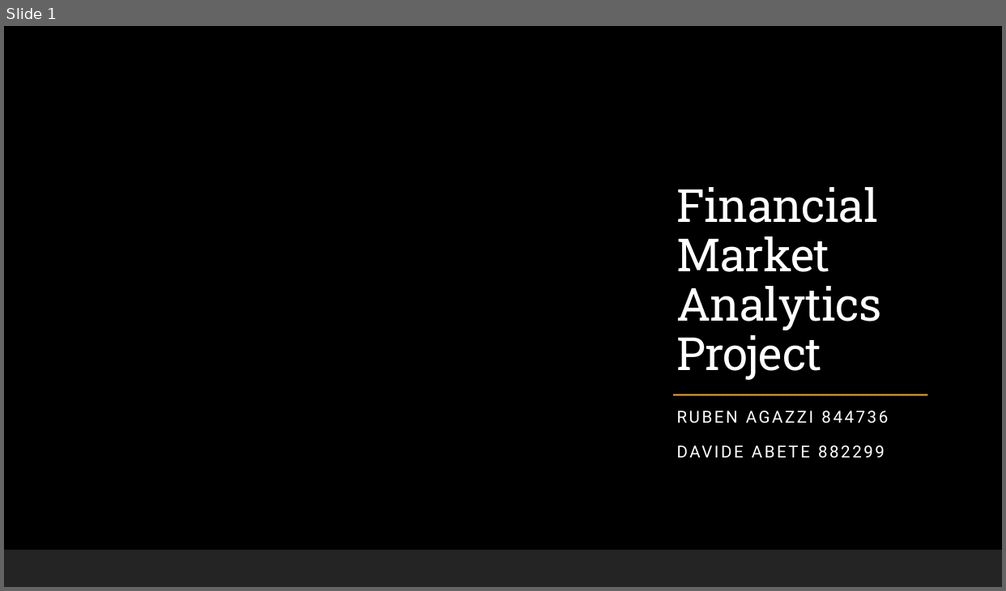
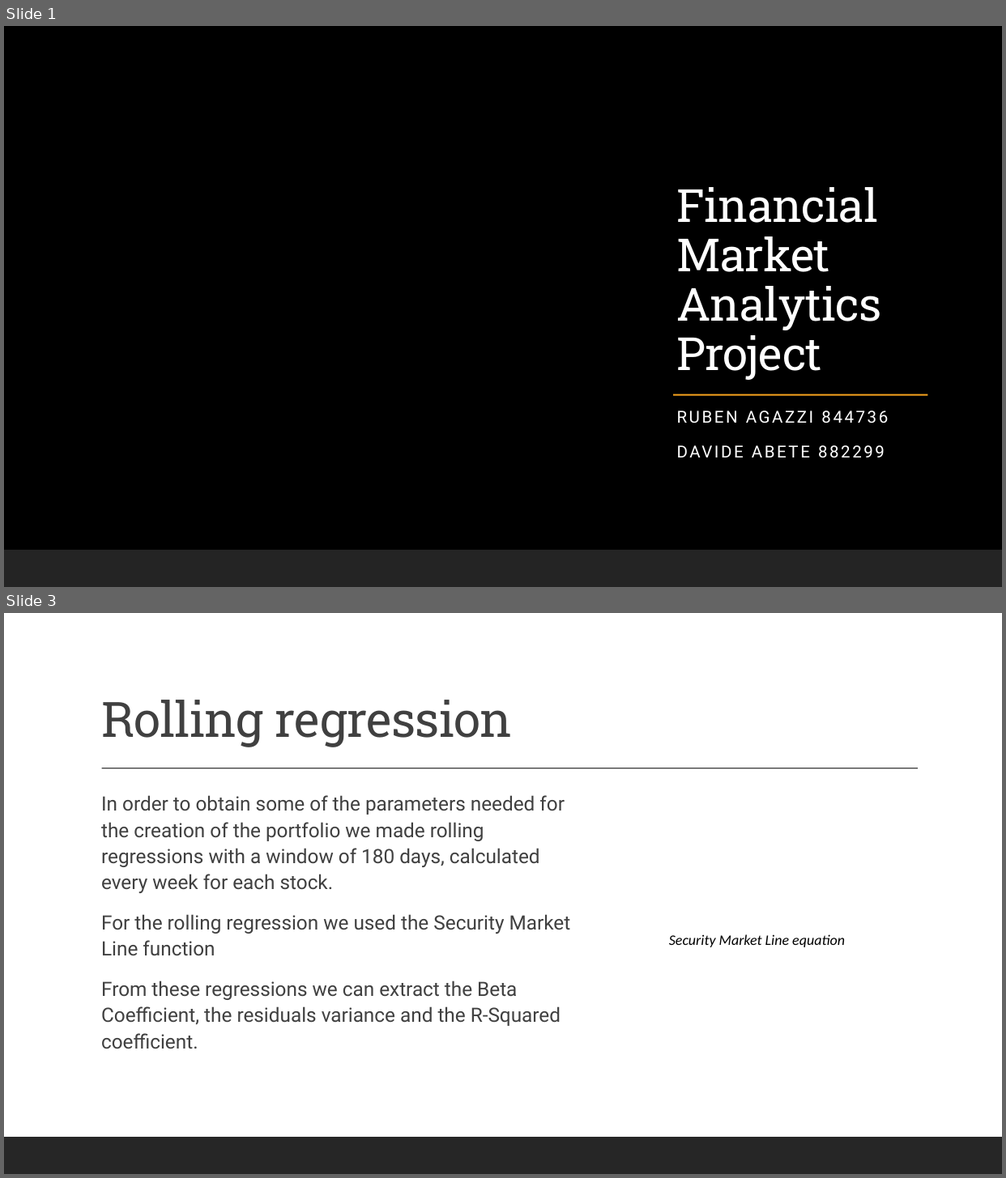
Before and after one commit to Blowdire/Progetto, a slide deck: Report/Financial Market Analytics Project pres.odp. Shown one above the other, each under a label of ours: slide 1 before the commit, slides 1 and 3 after it; the slides between them are not shown. The pictures are 1006x591 and 1006x1178 pixels, drawn with LibreOffice and Linux fonts; fonts in the diff are those of the drawing; background and template pictures are left out. Boxes give left, top, right and bottom in pixels: in the first picture for what was removed or moved away, otherwise in the second. Text is boxed around its words. In the diff, an @@ line names an element or a change of style, - is before the commit and + after.

```diff
--- a/Report/Financial Market Analytics Project pres.odp
+++ b/Report/Financial Market Analytics Project pres.odp
@@ slide 3 added at bbox=[4, 613, 1002, 1174], background #FFFFFF; not listed: 1 template element that a slide beside it also shows @@
@@ title added at bbox=[101, 700, 512, 747], 47 pt, text #404040 @@
+Rolling regression
@@ line added from (102, 768) to (918, 769), #404040 0.99 pt @@
@@ text added at bbox=[101, 795, 571, 1050], 19 pt, text #404040 @@
+  In order to obtain some of the parameters needed for the creation of the portfolio we made rolling regressions with a window of 180 days, calculated every week for each stock.
+  For the rolling regression we used the Security Market Line function
+  From these regressions we can extract the Beta Coefficient, the residuals variance and the R-Squared coefficient.
@@ text added at bbox=[669, 935, 845, 948], 14 pt, text #000000, italic @@
+Security Market Line equation
```
Also in this commit, not shown: 2 slides changed, 4 other slides added, 5 slides removed, 8 other files.
